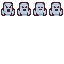
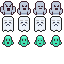
Revision of a layered 64×64 image; what changed, layer by layer:
added group "ghost-01" with 4 layers above "ghost-02" over 0, 1, 63, 15
renamed "ghost-4" to "ghost-01-4", moved it into group "ghost-01", painted on it over 49, 1, 63, 16
renamed "ghost-3" to "ghost-01-3", moved it into group "ghost-01", painted on it over 33, 1, 47, 16
renamed "ghost-2" to "ghost-01-2", moved it into group "ghost-01", painted on it over 17, 1, 31, 16
renamed "ghost-1" to "ghost-01-1", moved it into group "ghost-01", painted on it over 0, 1, 16, 16
added group "ghost-02" with 4 layers above "ghost-03" over 2, 16, 62, 32
added layer "ghost-02-4" in group "ghost-02" over 50, 16, 62, 32
added layer "ghost-02-3" in group "ghost-02" over 34, 16, 46, 32
added layer "ghost-02-2" in group "ghost-02" over 18, 16, 30, 32
added layer "ghost-02-1" in group "ghost-02" over 2, 16, 14, 32
added group "ghost-03" with 4 layers above "Background" over 2, 35, 62, 47
added layer "ghost-03-4" in group "ghost-03" over 50, 35, 62, 47
added layer "ghost-03-3" in group "ghost-03" over 34, 35, 46, 47
added layer "ghost-03-2" in group "ghost-03" over 18, 35, 30, 47
added layer "ghost-03-1" in group "ghost-03" over 2, 35, 14, 47
